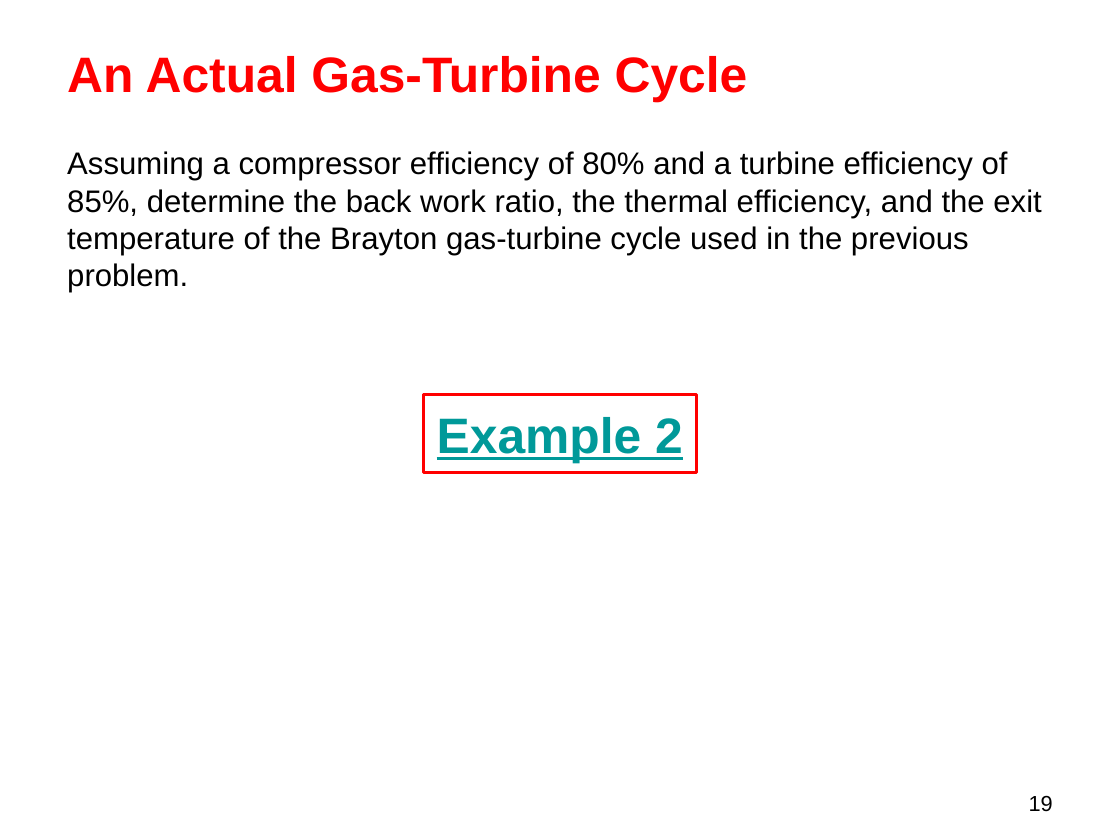
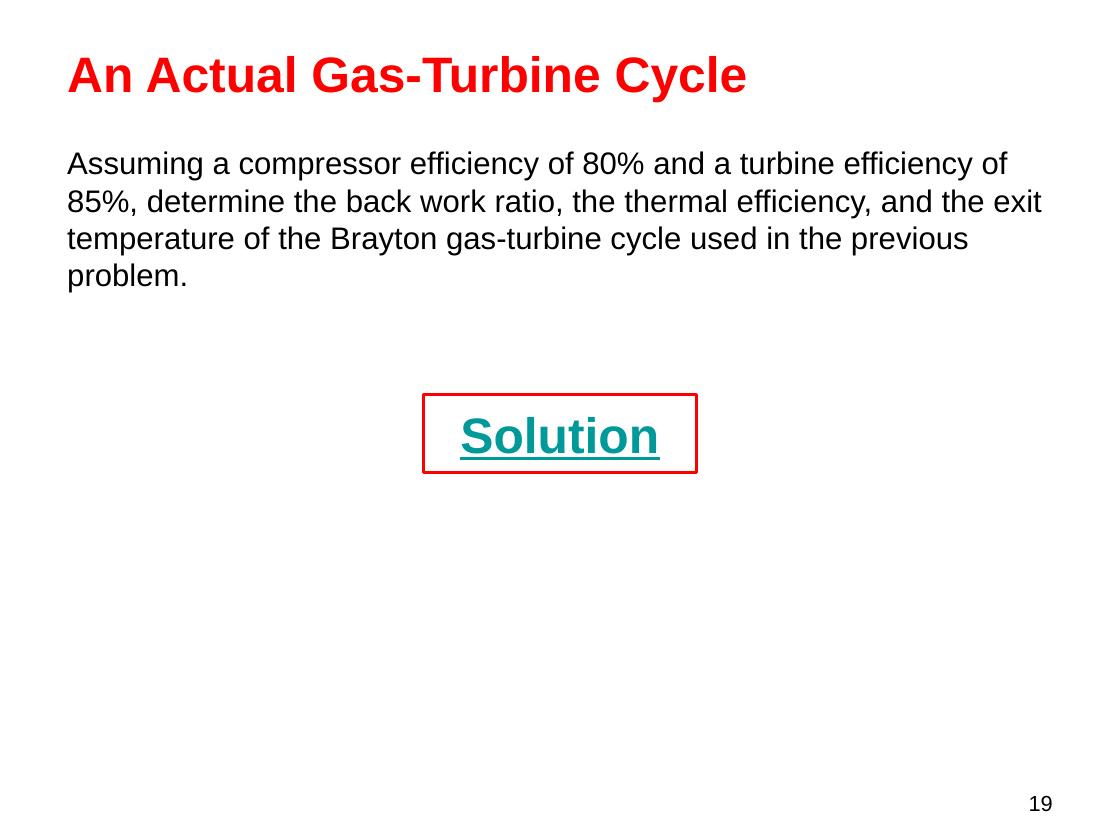
Before and after one commit to longapalooza/ENGR222, a slide deck: slide 19 of 17.The Brayton Cycle.pptx. Drawn at 1120x840 pixels with LibreOffice and Linux fonts; fonts in the diff are those of the drawing. Boxes give left, top, right and bottom in pixels: in the first picture for what was removed or moved away, otherwise in the second. Text is boxed around its words. In the diff, an @@ line names an element or a change of style, - is before the commit and + after.

```diff
--- a/17.The Brayton Cycle.pptx
+++ b/17.The Brayton Cycle.pptx
@@ title at [460, 417, 659, 460]: text changed @@
-Example 2
+Solution
```
Also in this commit, not shown: 1 other slide changed.
